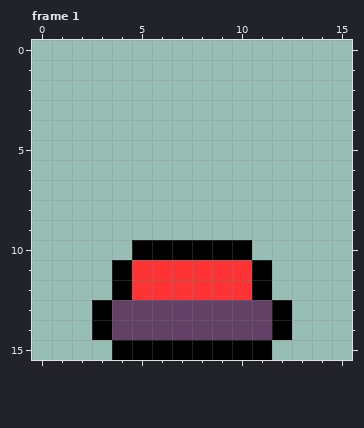
Pixel-art file: src/project/data/sprites/pieces/button/button-red.aseprite. The picture above was drawn from the file before the commit.
16x16 pixels, 2 frames. Shown: frame 1. The commit also changed other frames, which this record leaves out.
New version:
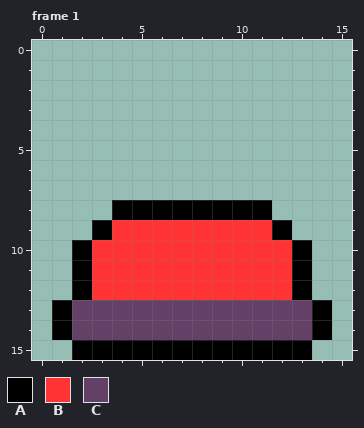
Palette (. is transparent): A #000000  B #ff3333  C #634065
Change:
{"where": "frame 1"}
{"frame":1,"y":8,"x":4,"old":"........","new":"AAAAAAAA"}
{"frame":1,"y":9,"x":3,"old":"..........","new":"ABBBBBBBBA"}
{"frame":1,"y":10,"x":2,"old":"...AAAAAA...","new":"ABBBBBBBBBBA"}
{"frame":1,"y":11,"x":2,"old":"..A","new":"ABB"}
{"frame":1,"y":11,"x":11,"old":"A..","new":"BBA"}
{"frame":1,"y":12,"x":2,"old":"..A","new":"ABB"}
{"frame":1,"y":12,"x":11,"old":"A..","new":"BBA"}
{"frame":1,"y":13,"x":1,"old":"..A","new":"ACC"}
{"frame":1,"y":13,"x":12,"old":"A..","new":"CCA"}
{"frame":1,"y":14,"x":1,"old":"..A","new":"ACC"}
{"frame":1,"y":14,"x":12,"old":"A..","new":"CCA"}
{"frame":1,"y":15,"x":2,"old":"..","new":"AA"}
{"frame":1,"y":15,"x":12,"old":"..","new":"AA"}
{"label":"changed","picture_box":[52,200,332,360]}
